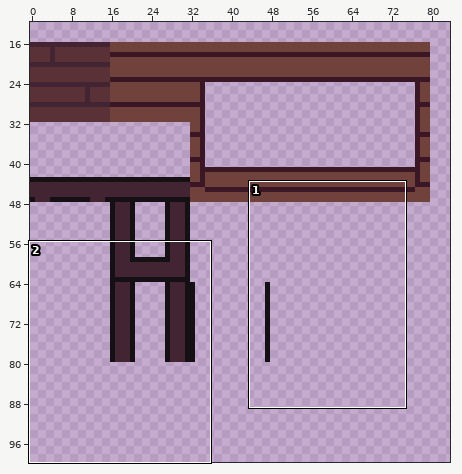
Pixel-art file -- assets/tileset.ase. Above, an overview of the earlier version with the close-up marked.
Close-up. The starting point:
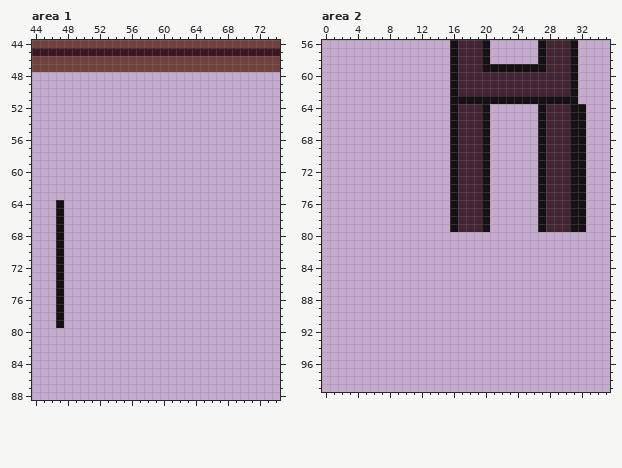
256x256 pixels, 1 frame. Shown: area 1: x 44..74, y 44..88; area 2: x 0..35, y 56..99. The wide view leaves out empty margins.
After the commit:
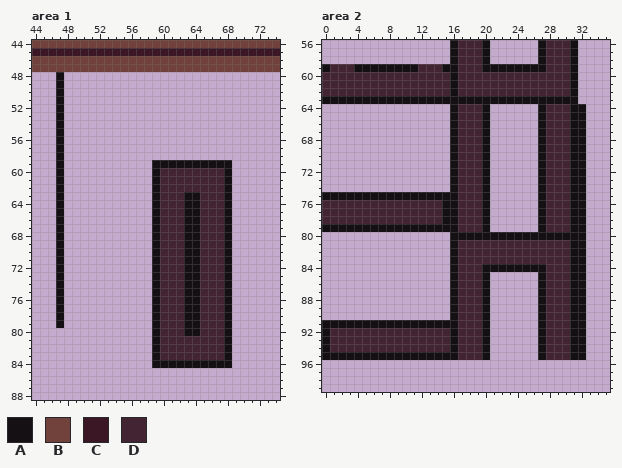
Palette (. is transparent): A #141013  B #71413b  C #3b1725  D #422433
Edits made:
--- area 1
@@ x 44..74 @@
 47 BBBBBBBBBBBBBBBBBBBBBBBBBBBBBBB
-48 ...............................
-49 ...............................
-50 ...............................
-51 ...............................
-52 ...............................
-53 ...............................
-54 ...............................
-55 ...............................
-56 ...............................
-57 ...............................
-58 ...............................
-59 ...............................
-60 ...............................
-61 ...............................
-62 ...............................
-63 ...............................
-64 ...A...........................
-65 ...A...........................
-66 ...A...........................
-67 ...A...........................
-68 ...A...........................
-69 ...A...........................
-70 ...A...........................
-71 ...A...........................
-72 ...A...........................
-73 ...A...........................
-74 ...A...........................
-75 ...A...........................
-76 ...A...........................
-77 ...A...........................
-78 ...A...........................
-79 ...A...........................
-80 ...............................
-81 ...............................
-82 ...............................
-83 ...............................
-84 ...............................
+48 ...A...........................
+49 ...A...........................
+50 ...A...........................
+51 ...A...........................
+52 ...A...........................
+53 ...A...........................
+54 ...A...........................
+55 ...A...........................
+56 ...A...........................
+57 ...A...........................
+58 ...A...........................
+59 ...A...........AAAAAAAAAA......
+60 ...A...........ADDDDDDDDA......
+61 ...A...........ADDDDDDDDA......
+62 ...A...........ADDDDDDDDA......
+63 ...A...........ADDDAADDDA......
+64 ...A...........ADDDAADDDA......
+65 ...A...........ADDDAADDDA......
+66 ...A...........ADDDAADDDA......
+67 ...A...........ADDDAADDDA......
+68 ...A...........ADDDAADDDA......
+69 ...A...........ADDDAADDDA......
+70 ...A...........ADDDAADDDA......
+71 ...A...........ADDDAADDDA......
+72 ...A...........ADDDAADDDA......
+73 ...A...........ADDDAADDDA......
+74 ...A...........ADDDAADDDA......
+75 ...A...........ADDDAADDDA......
+76 ...A...........ADDDAADDDA......
+77 ...A...........ADDDAADDDA......
+78 ...A...........ADDDAADDDA......
+79 ...A...........ADDDAADDDA......
+80 ...............ADDDAADDDA......
+81 ...............ADDDDDDDDA......
+82 ...............ADDDDDDDDA......
+83 ...............ADDDDDDDDA......
+84 ...............AAAAAAAAAA......
 85 ...............................
--- area 2
@@ x 0..17 @@
  58 ................AD
- 59 ................AD
- 60 ................AD
- 61 ................AD
- 62 ................AD
- 63 ................AA
+ 59 ADDDAAAAAAAADDDAAD
+ 60 DDDDDDDDDDDDDDDDAD
+ 61 DDDDDDDDDDDDDDDDAD
+ 62 DDDDDDDDDDDDDDDDAD
+ 63 AAAAAAAAAAAAAAAAAA
  64 ................AD
@@ x 0..35 @@
  74 ................ADDDA......ADDDAA...
- 75 ................ADDDA......ADDDAA...
- 76 ................ADDDA......ADDDAA...
- 77 ................ADDDA......ADDDAA...
- 78 ................ADDDA......ADDDAA...
- 79 ................ADDDA......ADDDAA...
- 80 ....................................
- 81 ....................................
- 82 ....................................
- 83 ....................................
- 84 ....................................
- 85 ....................................
- 86 ....................................
- 87 ....................................
- 88 ....................................
- 89 ....................................
- 90 ....................................
- 91 ....................................
- 92 ....................................
- 93 ....................................
- 94 ....................................
- 95 ....................................
+ 75 AAAAAAAAAAAAAAAAADDDA......ADDDAA...
+ 76 DDDDDDDDDDDDDDDAADDDA......ADDDAA...
+ 77 DDDDDDDDDDDDDDDAADDDA......ADDDAA...
+ 78 DDDDDDDDDDDDDDDAADDDA......ADDDAA...
+ 79 AAAAAAAAAAAAAAAAADDDA......ADDDAA...
+ 80 ................AAAAAAAAAAAAAAAAA...
+ 81 ................ADDDDDDDDDDDDDDAA...
+ 82 ................ADDDDDDDDDDDDDDAA...
+ 83 ................ADDDDDDDDDDDDDDAA...
+ 84 ................ADDDAAAAAAAADDDAA...
+ 85 ................ADDDA......ADDDAA...
+ 86 ................ADDDA......ADDDAA...
+ 87 ................ADDDA......ADDDAA...
+ 88 ................ADDDA......ADDDAA...
+ 89 ................ADDDA......ADDDAA...
+ 90 ................ADDDA......ADDDAA...
+ 91 AAAAAAAAAAAAAAAAADDDA......ADDDAA...
+ 92 ADDDDDDDDDDDDDDDADDDA......ADDDAA...
+ 93 ADDDDDDDDDDDDDDDADDDA......ADDDAA...
+ 94 ADDDDDDDDDDDDDDDADDDA......ADDDAA...
+ 95 AAAAAAAAAAAAAAAAADDDA......ADDDAA...
  96 ....................................
Boxes around the changes in both close-ups, in picture pixels (x1, y1, x2, y2):
added: (56, 72, 64, 200)
added: (152, 160, 232, 368)
added: (322, 64, 450, 104)
added: (322, 192, 586, 360)
